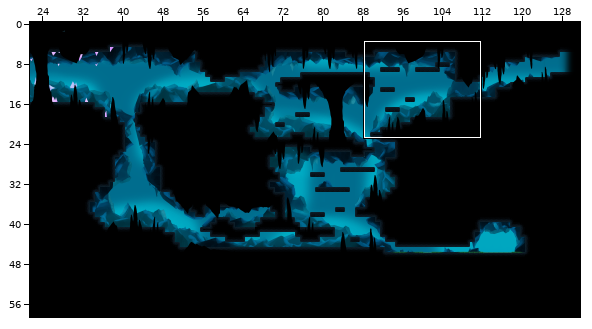
Tiled map: Output/Assets/Maps/Map1.tmx. Above, an overview of the earlier version with the close-up marked.
Close-up. Earlier state:
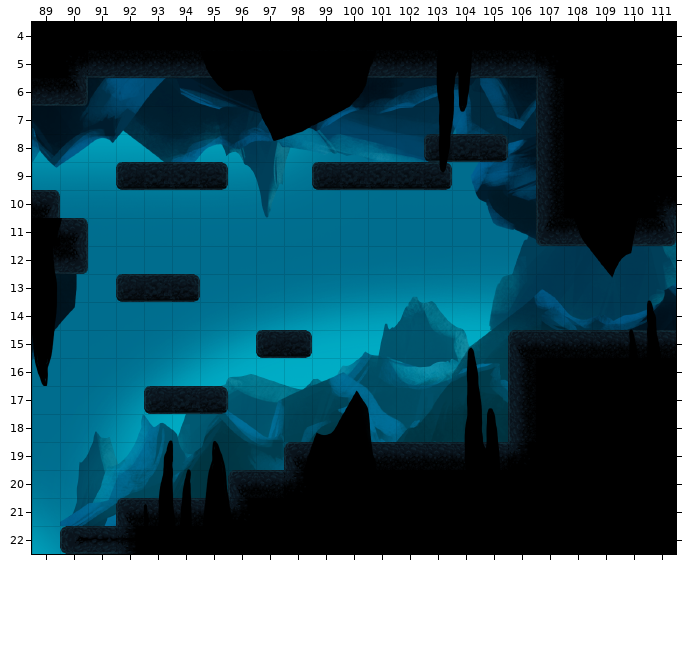
Cells are 64x64 px. Shown: x 89..111, y 4..22.
Once edited:
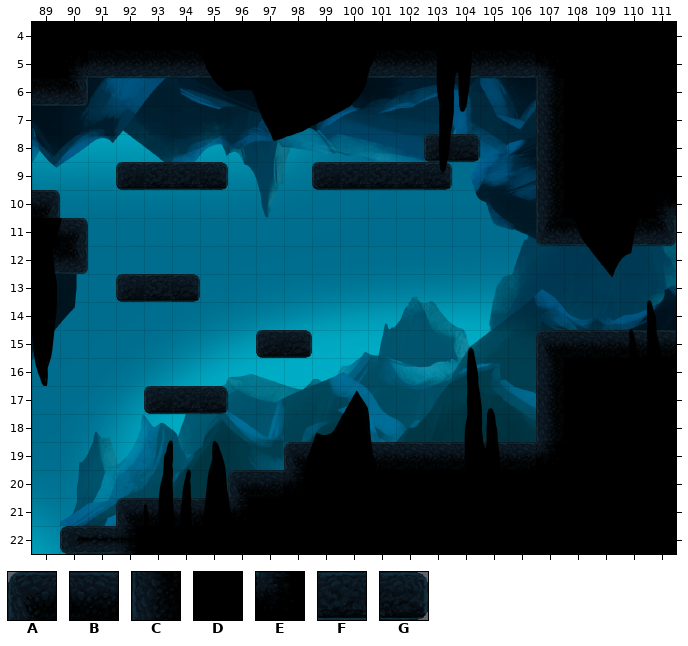
Key: from "tiles_cave2": A 0, B 1, C 10, D 11, E 25, F 41, G 42.
_ is an empty cell.
Tiles replaced or removed in this view: A, B, C, D, E, F, G.
The edit:
Changed rows in their new state; . is an unchanged cell.
Layer "Platforms":
first column x 104:
 8 G_
first column x 106:
15 _A
16 _C
17 _C
18 _C
19 BE
Changed places in both close-ups, as pixel boxes (x1, y1, x2, y2):
changed: (452, 134, 508, 162)
changed: (508, 330, 564, 470)
